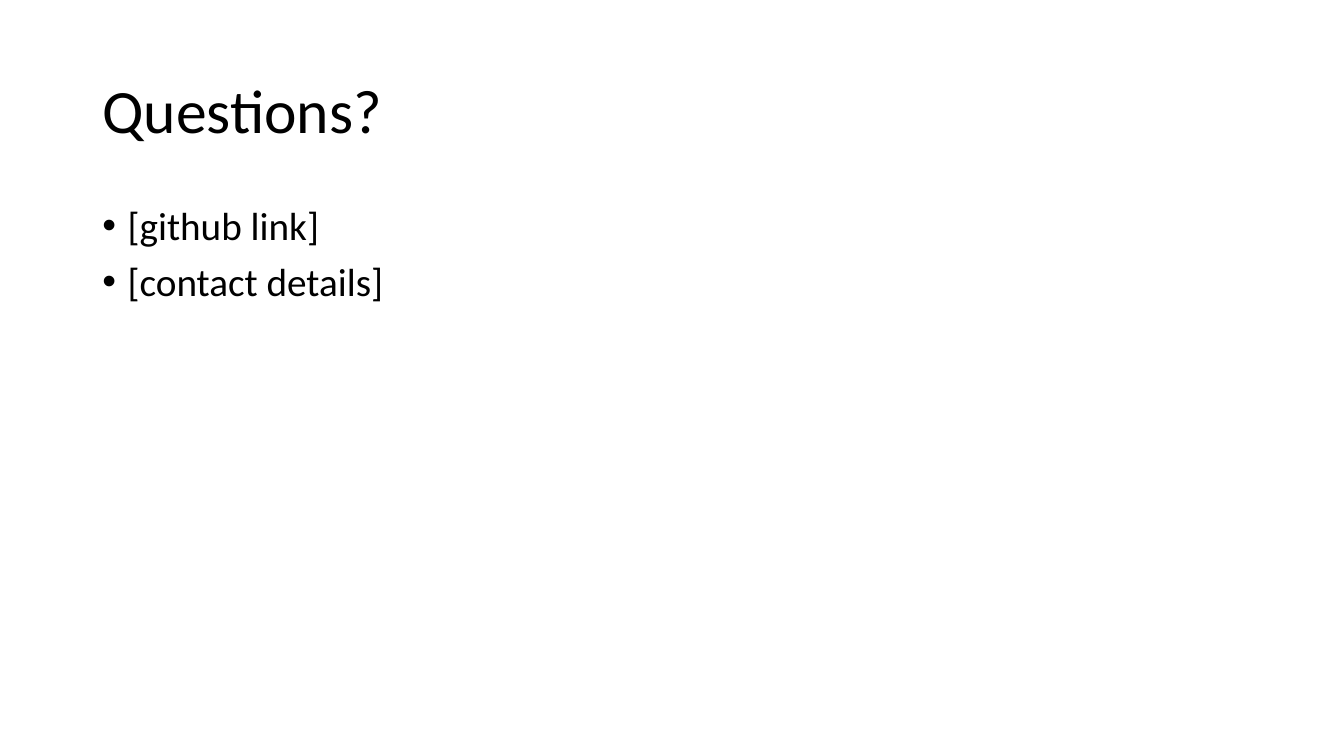
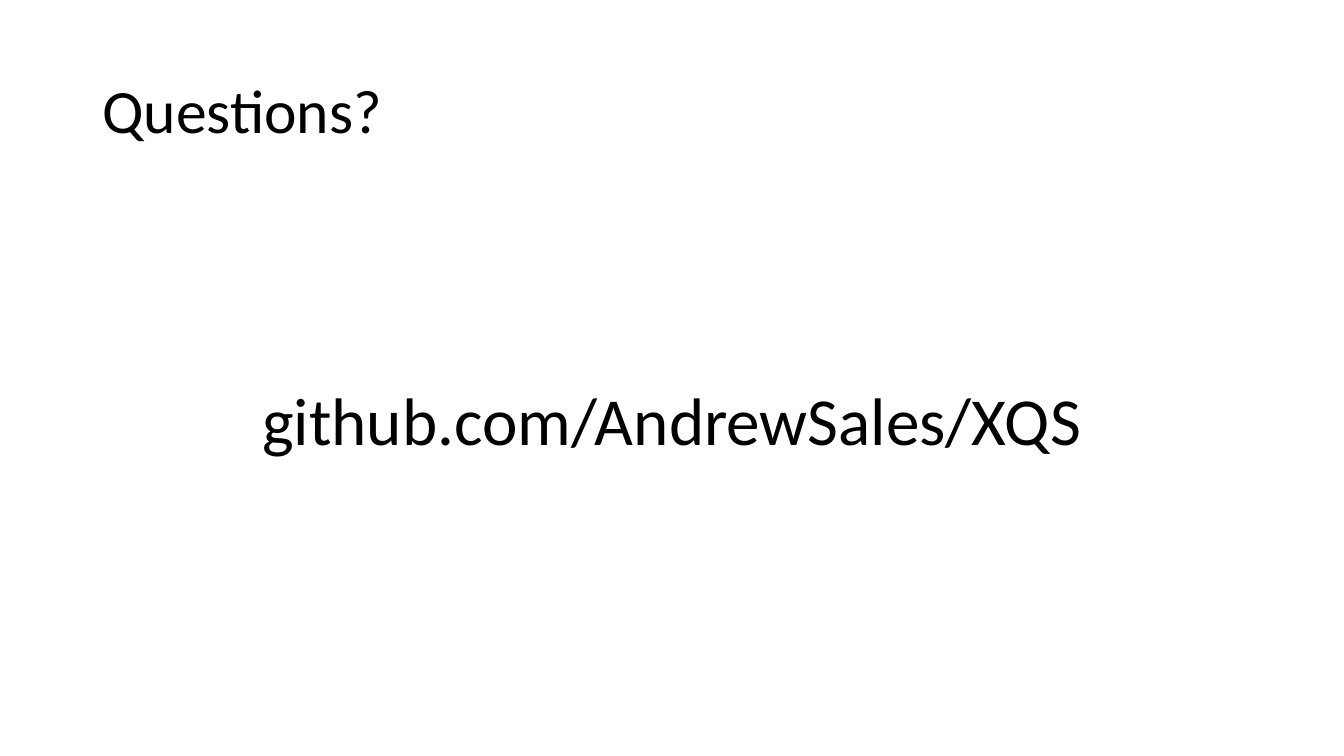
Before and after one commit to AndrewSales/XQS, a slide deck: slide 33 of Markup UK 2023 slides.pptx (slide 21 before the commit). Drawn at 1344x756 pixels with LibreOffice and Linux fonts; fonts in the diff are those of the drawing. Boxes give left, top, right and bottom in pixels: in the first picture for what was removed or moved away, otherwise in the second. Text is boxed around its words. In the diff, an @@ line names an element or a change of style, - is before the commit and + after.

```diff
--- a/Markup UK 2023 slides.pptx
+++ b/Markup UK 2023 slides.pptx
@@ text at [262, 398, 1081, 457]: text changed; size 28 to 48 pt @@
-• [github link]
-• [contact details]
+github.com/AndrewSales/XQS
```
Also in this commit, not shown: 4 other slides changed, 13 slides added, 1 slide removed.
